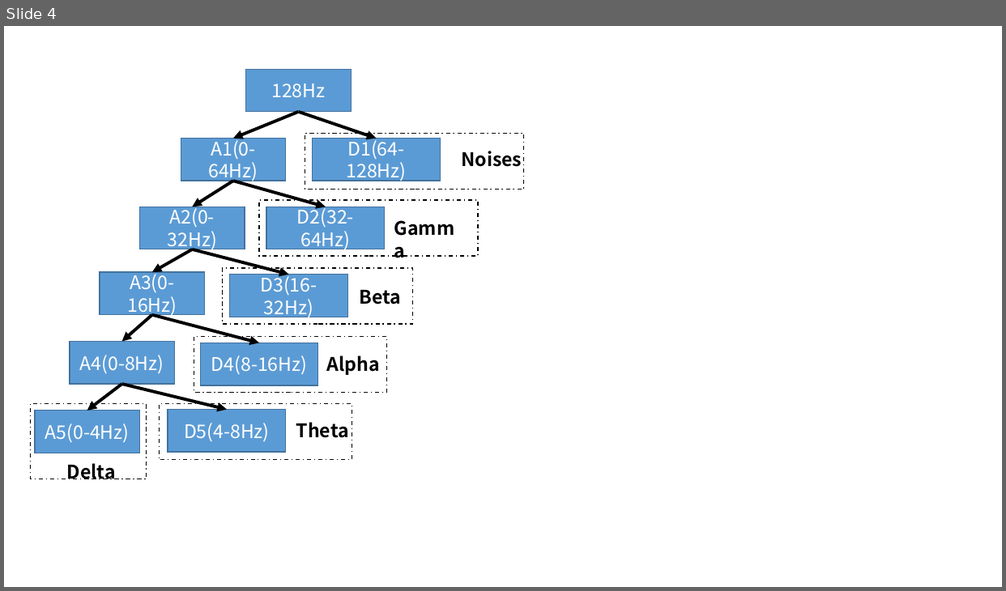
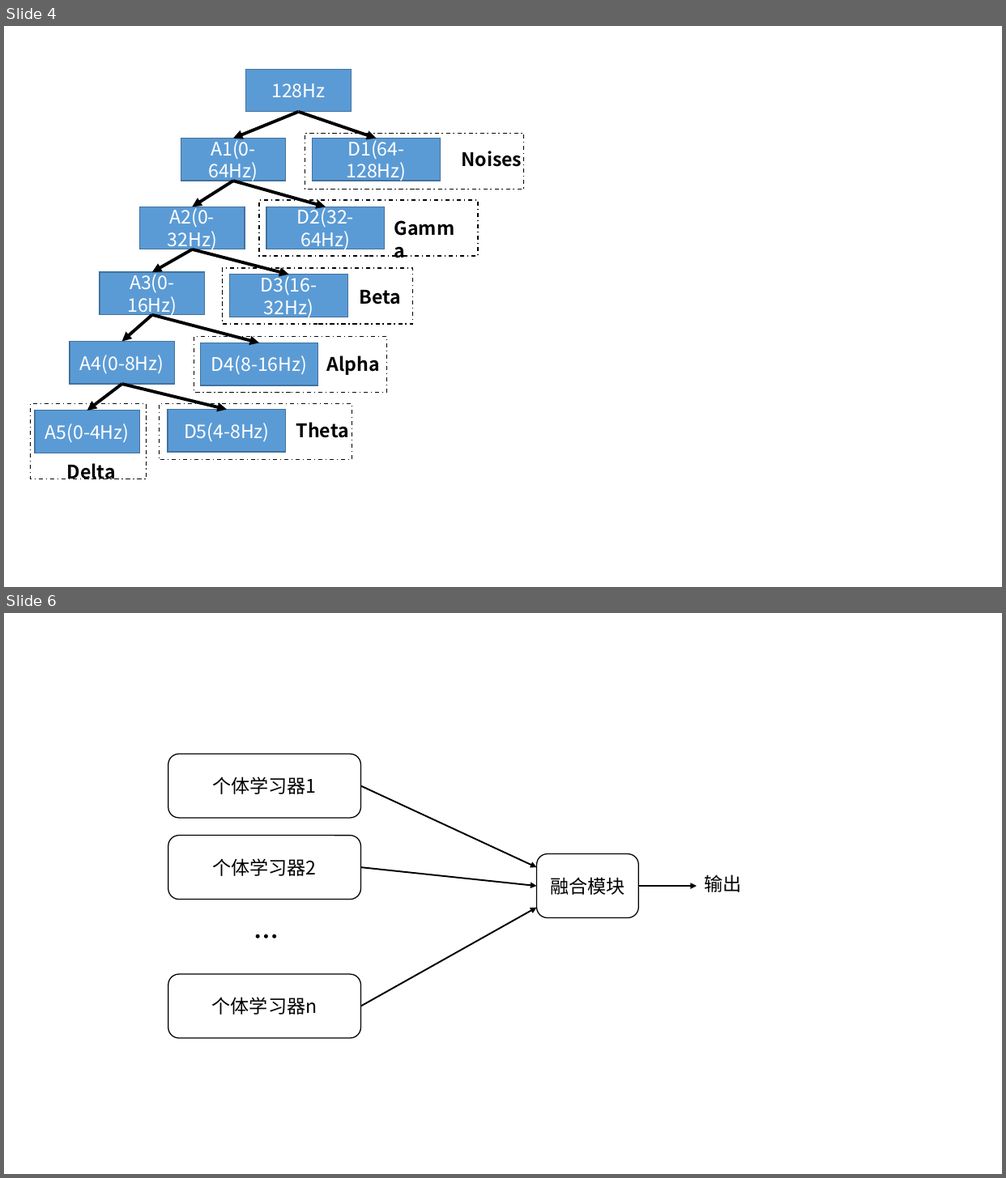
Before and after one commit to wandouqiang/-, a slide deck: 图集.pptx. Shown one above the other, each under a label of ours: slide 4 before the commit, slides 4 and 6 after it; the slides between them are not shown. The pictures are 1006x591 and 1006x1178 pixels, drawn with LibreOffice and Linux fonts; fonts in the diff are those of the drawing. Boxes give left, top, right and bottom in pixels: in the first picture for what was removed or moved away, otherwise in the second. Text is boxed around its words. In the diff, an @@ line names an element or a change of style, - is before the commit and + after.

```diff
--- a/图集.pptx
+++ b/图集.pptx
@@ slide 6 added at [4, 613, 1002, 1174], background #FFFFFF @@
@@ rounded rectangle added at [168, 754, 360, 817], fill #FFFFFF, outline #000000 1 pt, 18 pt, text #000000 @@
+个体学习器1
@@ arrow added from (361, 786) to (537, 867), #000000 1.5 pt @@
@@ rounded rectangle added at [168, 835, 360, 899], fill #FFFFFF, outline #000000 1 pt, 18 pt, text #000000 @@
+个体学习器2
@@ rounded rectangle added at [537, 854, 639, 918], fill #FFFFFF, outline #000000 1 pt, 18 pt, text #000000 @@
+融合模块
@@ arrow added from (361, 867) to (537, 886), #000000 1.5 pt @@
@@ text added at [704, 875, 741, 892], 18 pt, text #000000 @@
+输出
@@ arrow added from (639, 886) to (697, 886), #000000 1.5 pt @@
@@ text added at [246, 918, 283, 956], 24 pt, text #000000, bold @@
+…
@@ arrow added from (361, 1007) to (537, 908), #000000 1.5 pt @@
@@ rounded rectangle added at [168, 974, 360, 1038], fill #FFFFFF, outline #000000 1 pt, 18 pt, text #000000 @@
+个体学习器n
```
Also in this commit, not shown: 2 slides changed, 2 other slides added, 4 other files.
